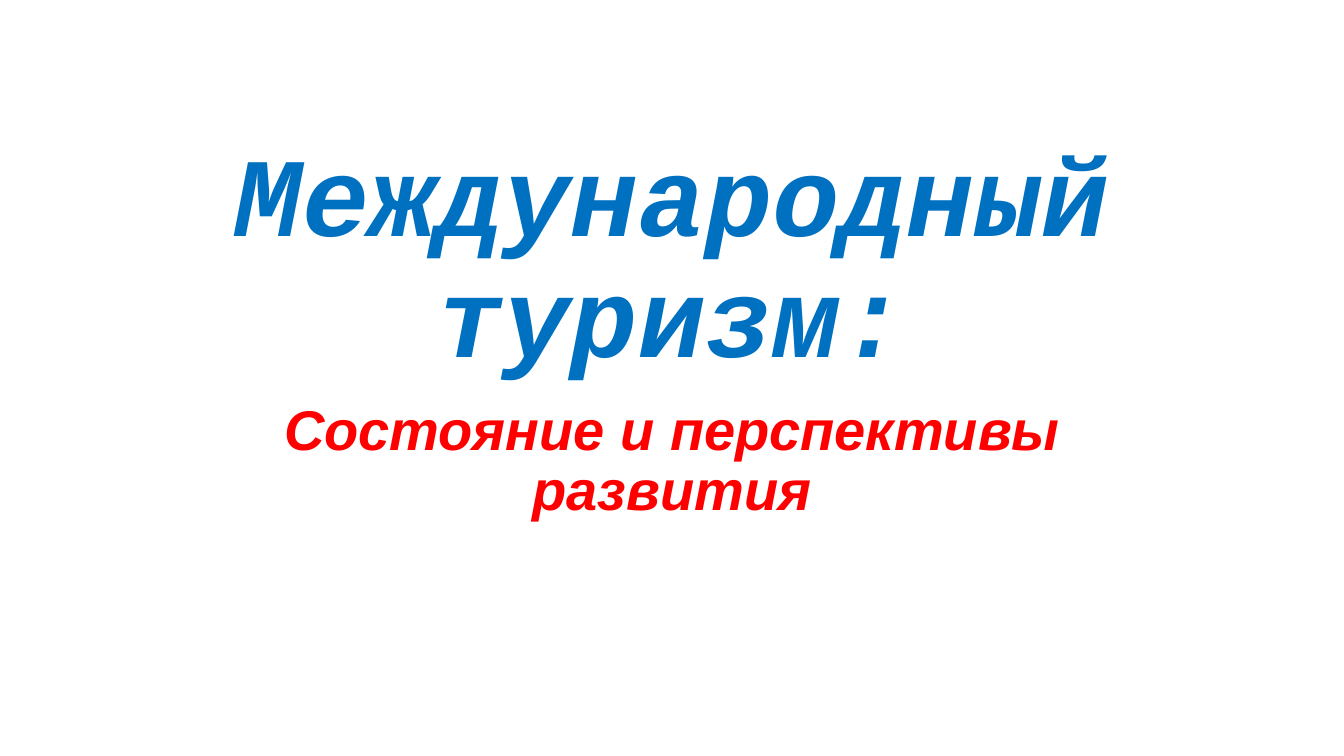
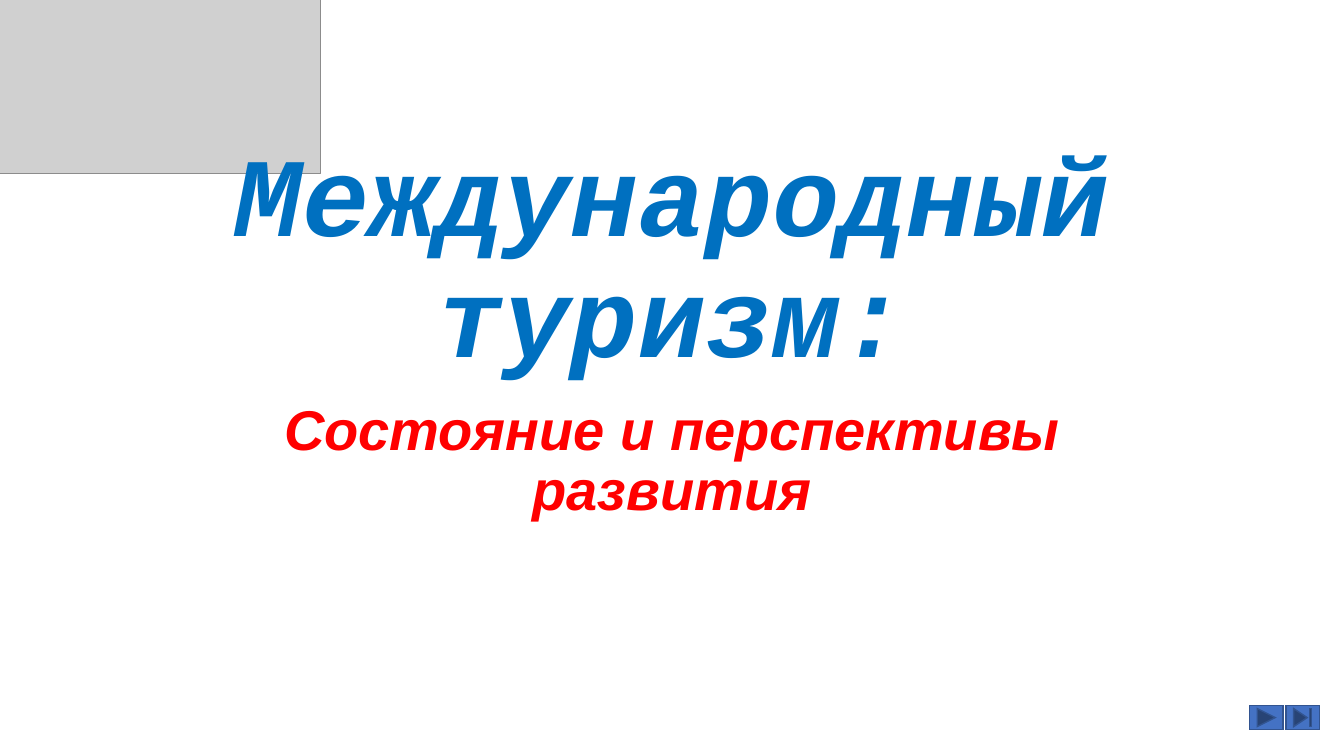
Before and after one commit to Denis-buh/Lesson_repo, a slide deck: slide 1 of Лабораторные работы/№ 6/№6.pptx. Drawn at 1344x756 pixels with LibreOffice and Linux fonts; fonts in the diff are those of the drawing; grey boxes stand for pictures; background and template pictures are left out. Boxes give left, top, right and bottom in pixels: in the first picture for what was removed or moved away, otherwise in the second. Text is boxed around its words. In the diff, an @@ line names an element or a change of style, - is before the commit and + after.

```diff
--- a/Лабораторные работы/№ 6/№6.pptx
+++ b/Лабораторные работы/№ 6/№6.pptx
@@ picture added at (0,0,321,173) @@
@@ action button forward next added at (1250,706,1284,730), fill #4472C4, outline #325491 1 pt @@
@@ action button end added at (1287,706,1320,730), fill #4472C4, outline #325491 1 pt @@
```
Also in this commit, not shown: 2 other slides changed, 4 slides added, 4 slides removed.
